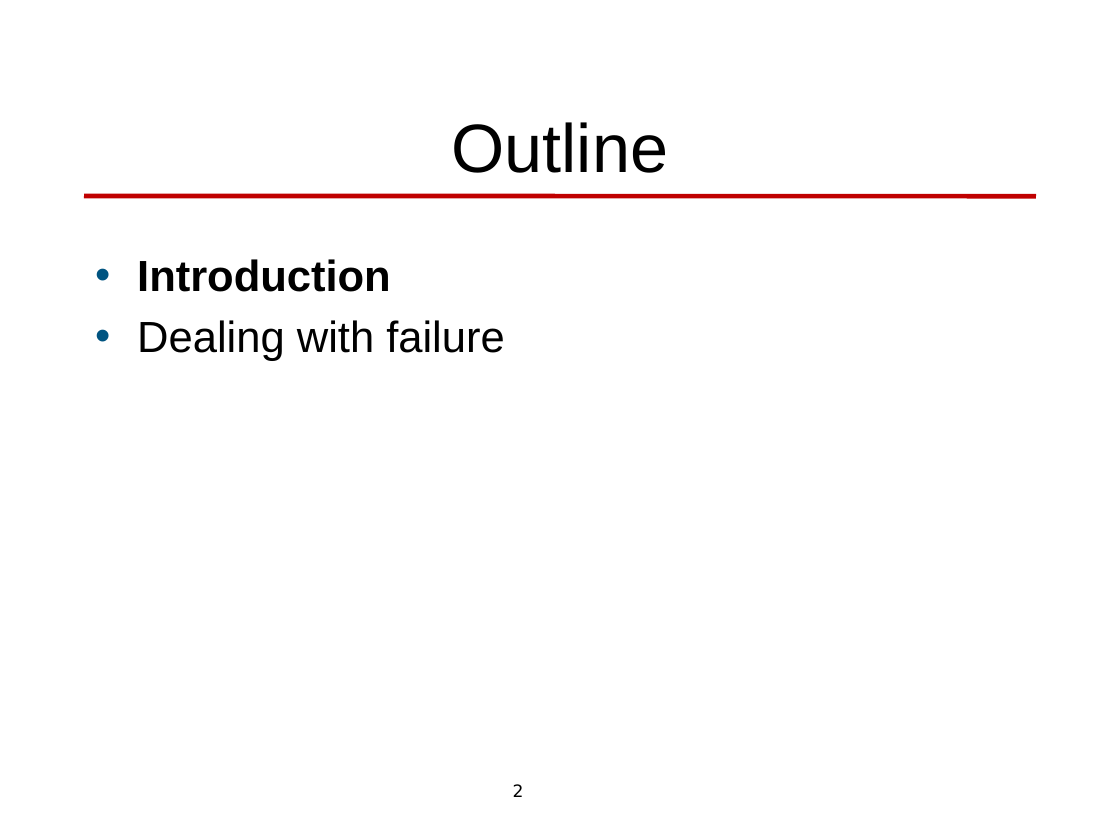
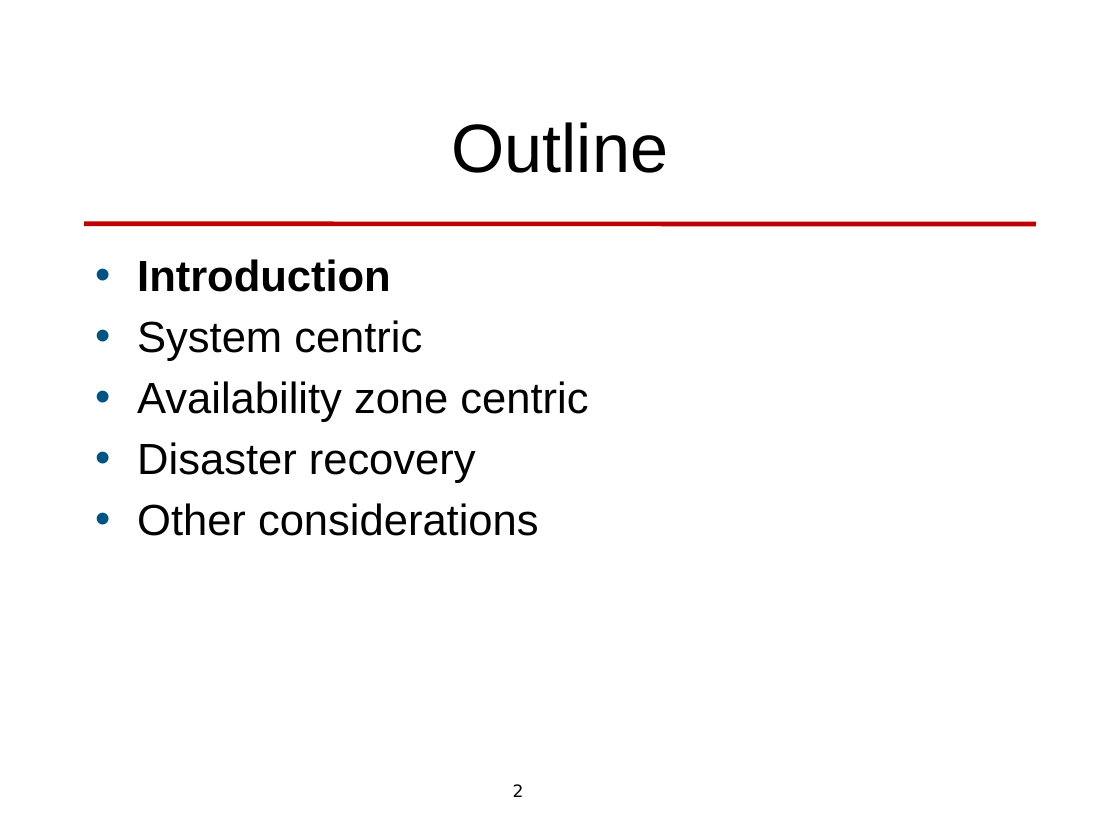
Before and after one commit to len-bass/architecture-design, a slide deck: slide 2 of availability.pptx. Drawn at 1120x840 pixels with LibreOffice and Linux fonts; fonts in the diff are those of the drawing; background and template pictures are left out. Boxes give left, top, right and bottom in pixels: in the first picture for what was removed or moved away, otherwise in the second. Text is boxed around its words. In the diff, an @@ line names an element or a change of style, - is before the commit and + after.

```diff
--- a/availability.pptx
+++ b/availability.pptx
@@ line moved from (84, 196) - (1036, 196) to (84, 224) - (1036, 224) @@
@@ text at [137,320,588,536]: text changed @@
-• Dealing with failure
+• System centric
+• Availability zone centric
+• Disaster recovery
+• Other considerations
```
Also in this commit, not shown: 7 other slides changed, 29 slides added, 23 slides removed, 7 other files.
